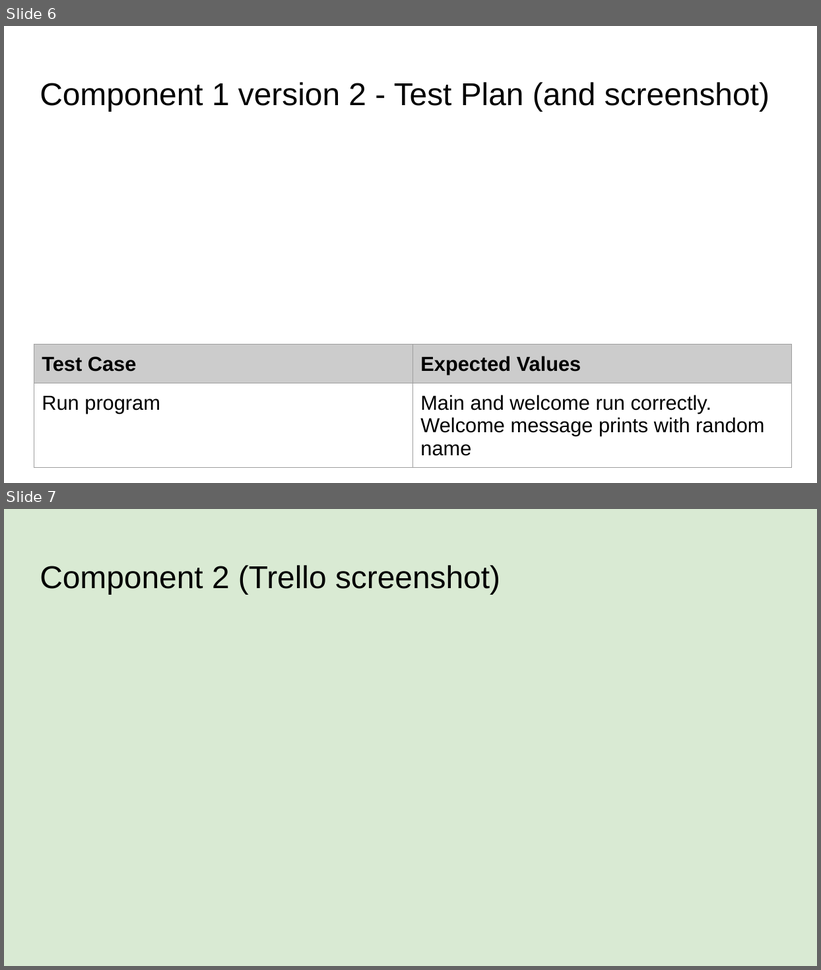
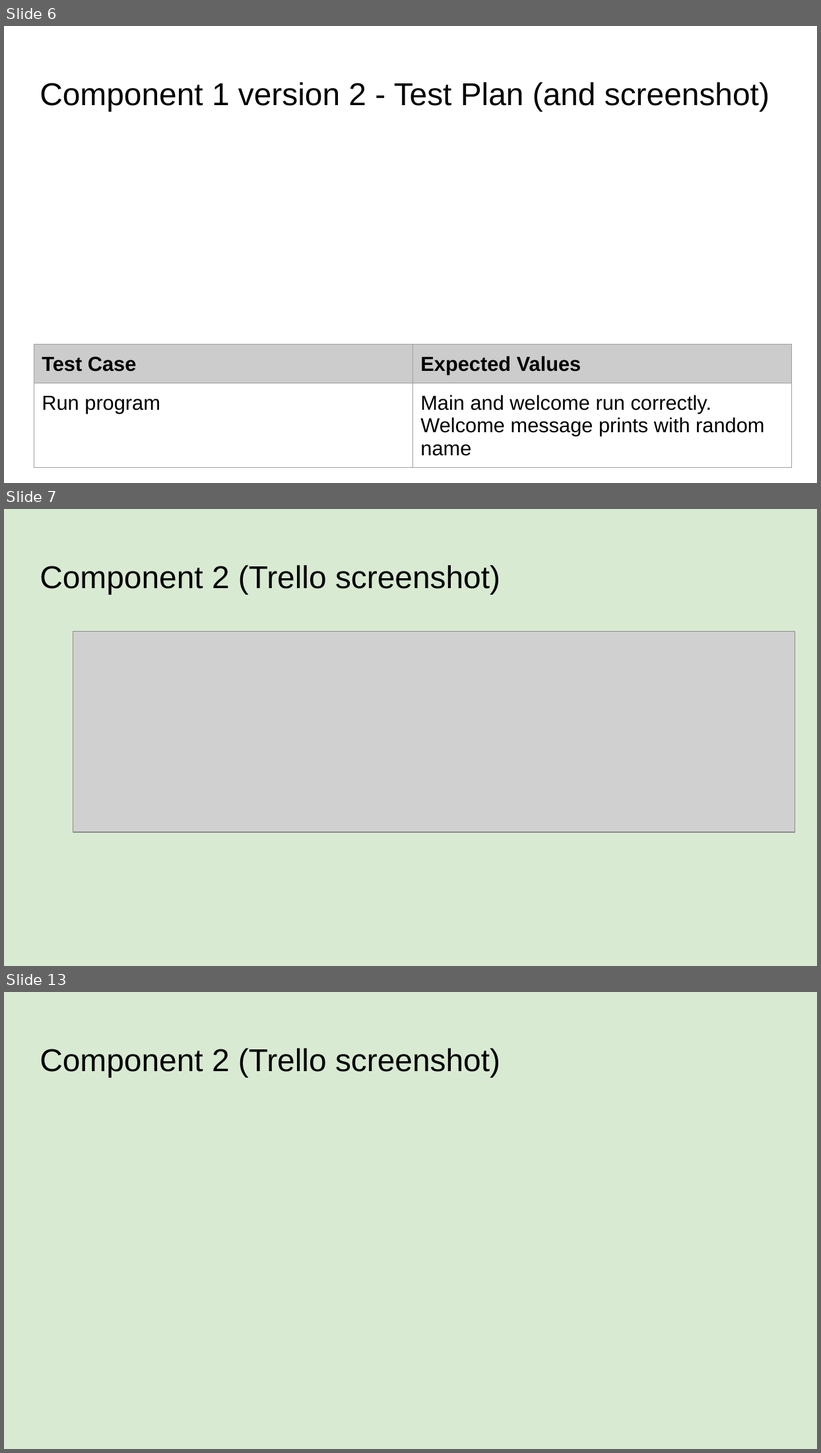
Before and after one commit to danettp/pizza_bot, a slide deck: 022_91893+_+91897+Documentation.pptx. Shown one above the other, each under a label of ours: slides 6 and 7 before the commit, slides 6, 7 and 13 after it; the slides between them are not shown. The pictures are 821x970 and 821x1453 pixels, drawn with LibreOffice and Linux fonts; fonts in the diff are those of the drawing; grey boxes stand for pictures. Boxes give left, top, right and bottom in pixels: in the first picture for what was removed or moved away, otherwise in the second. Text is boxed around its words. In the diff, an @@ line names an element or a change of style, - is before the commit and + after.

```diff
--- a/022_91893+_+91897+Documentation.pptx
+++ b/022_91893+_+91897+Documentation.pptx
@@ slide 7 added at (x1=4, y1=509, x2=817, y2=966), background #D9EAD3 @@
@@ title added at (x1=40, y1=565, x2=500, y2=594), 28 pt, text #000000 @@
+Component 2 (Trello screenshot)
@@ picture added at (x1=73, y1=631, x2=795, y2=832) @@
@@ what was slide 7 is now slide 13 @@
```
Also in this commit, not shown: 5 other slides added, 3 other files.
